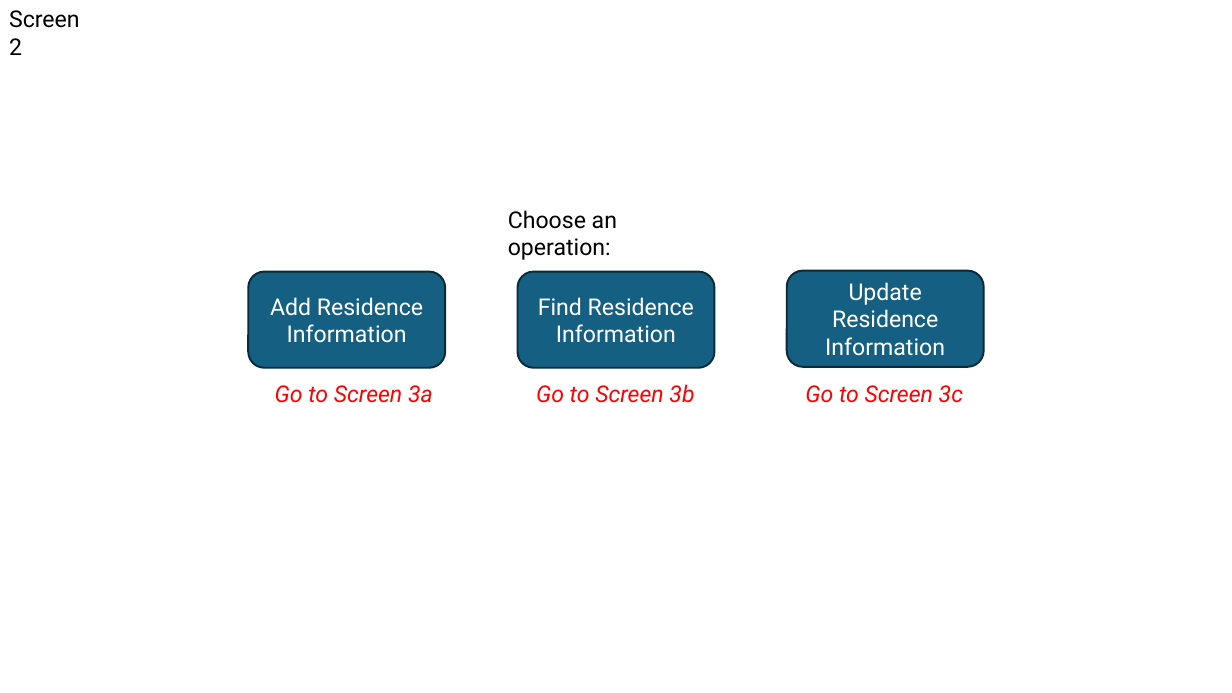
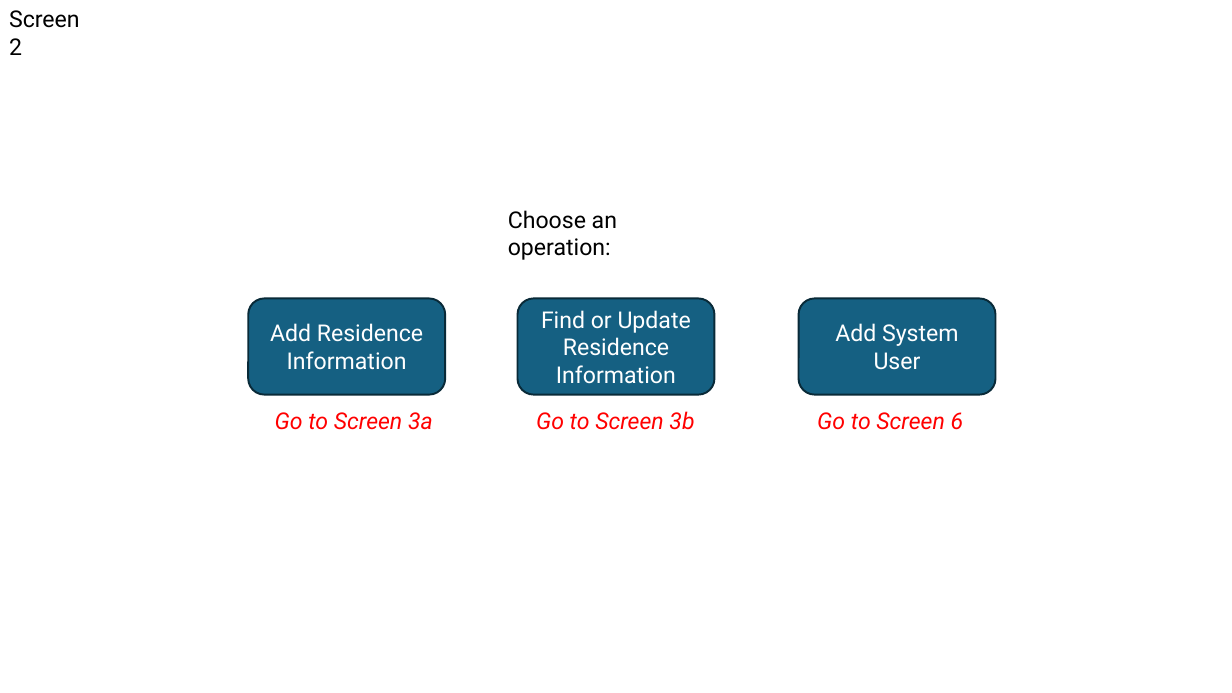
Before and after one commit to jdevr1es/DotnetSlides, a slide deck: slide 2 of MSSA Project Demo.pptx. Drawn at 1232x693 pixels with LibreOffice and Linux fonts; fonts in the diff are those of the drawing. Boxes give left, top, right and bottom in pixels: in the first picture for what was removed or moved away, otherwise in the second. Text is boxed around its words. In the diff, an @@ line names an element or a change of style, - is before the commit and + after.

```diff
--- a/MSSA Project Demo.pptx
+++ b/MSSA Project Demo.pptx
@@ 2 rounded rectangles, 2 texts: place and size @@
-2 rounded rectangles, 2 texts at (249, 272, 714, 403)
+2 rounded rectangles, 2 texts at (249, 299, 714, 430)
@@ rounded rectangle removed at (787, 271, 984, 367) @@
-Update Residence Information
@@ rounded rectangle added at (799, 299, 995, 395), fill #156082, outline #092A39 1.5 pt, 18 pt, text #FFFFFF @@
+Add System User
@@ text in rounded rectangle at (541, 310, 691, 384): text changed @@
-Find Residence Information
+Find or Update Residence Information
@@ text at (817, 412, 964, 430): text changed @@
-Go to Screen 3c
+Go to Screen 6
```
Also in this commit, not shown: 4 other slides changed, 1 slide added, 1 other file.
